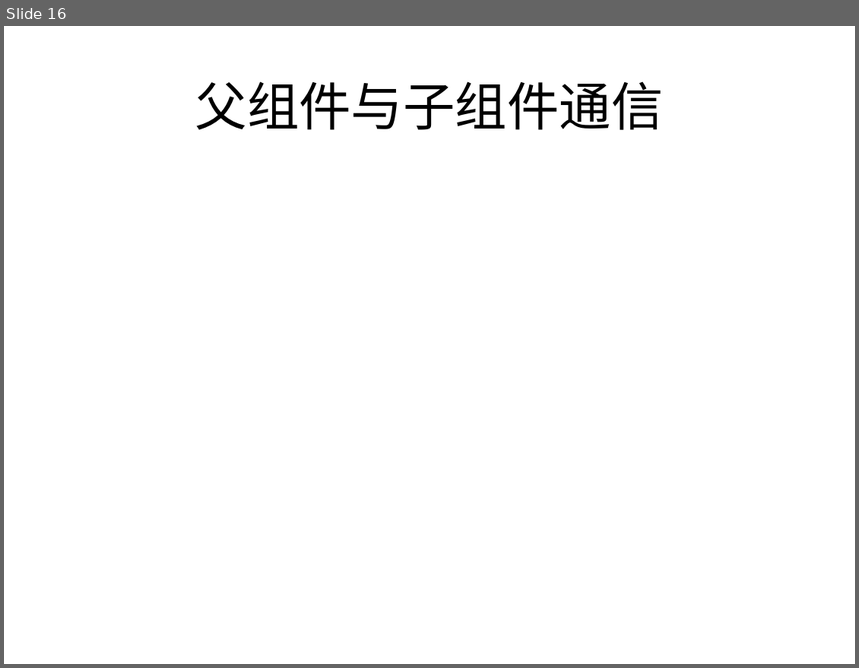
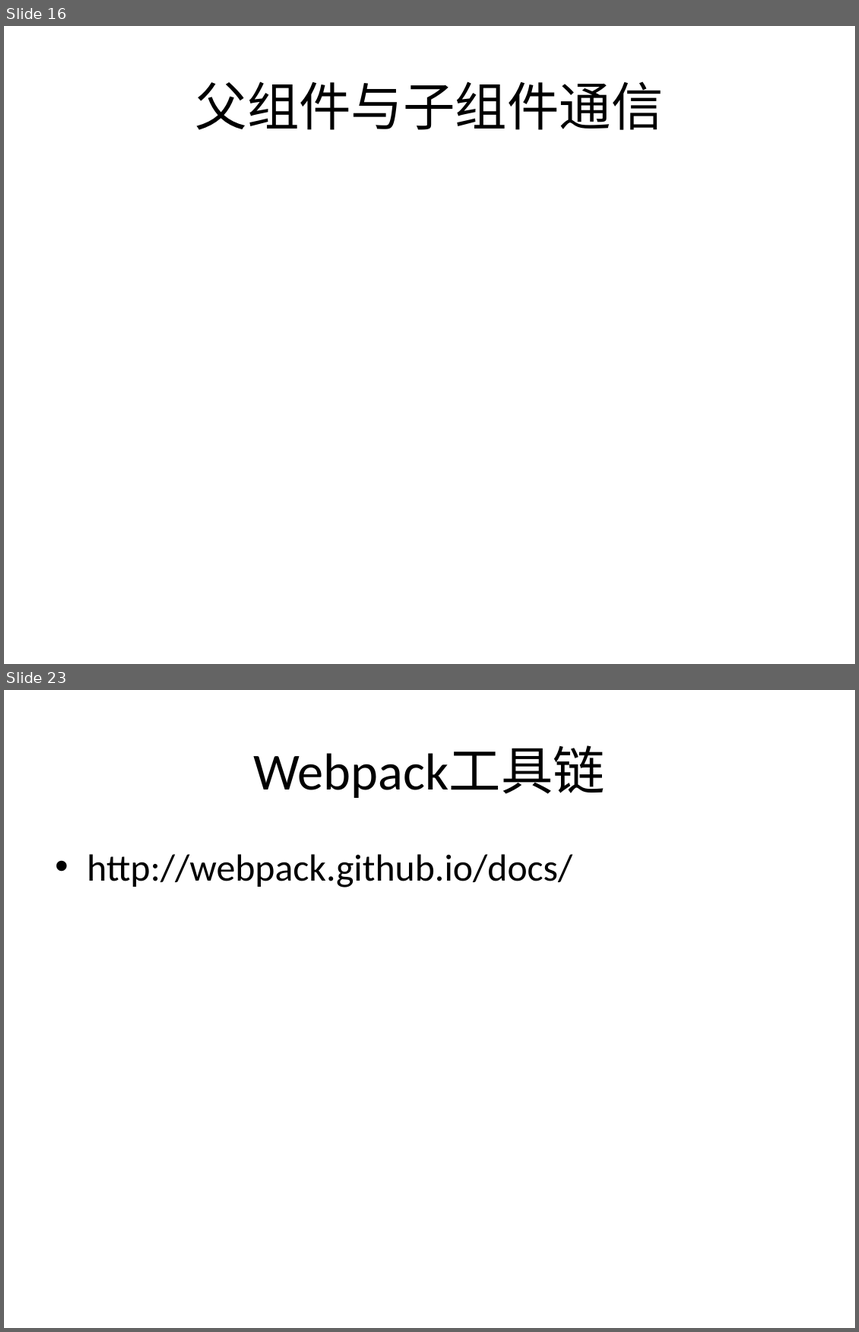
Before and after one commit to jasonLiu001/ng-study-ppt-files, a slide deck: files/Angular2.pptx. Shown one above the other, each under a label of ours: slide 16 before the commit, slides 16 and 23 after it; the slides between them are not shown. The pictures are 859x668 and 859x1332 pixels, drawn with LibreOffice and Linux fonts; fonts in the diff are those of the drawing. Boxes give left, top, right and bottom in pixels: in the first picture for what was removed or moved away, otherwise in the second. Text is boxed around its words. In the diff, an @@ line names an element or a change of style, - is before the commit and + after.

```diff
--- a/files/Angular2.pptx
+++ b/files/Angular2.pptx
@@ slide 23 added at bbox=[4, 690, 855, 1328], background #CBE9CF @@
@@ title added at bbox=[254, 746, 606, 798], 44 pt, text #000000 @@
+Webpack工具链
@@ text added at bbox=[87, 854, 572, 888], 32 pt, text #000000 @@
+• http://webpack.github.io/docs/
```
Also in this commit, not shown: 1 slide changed, 7 other slides added.
